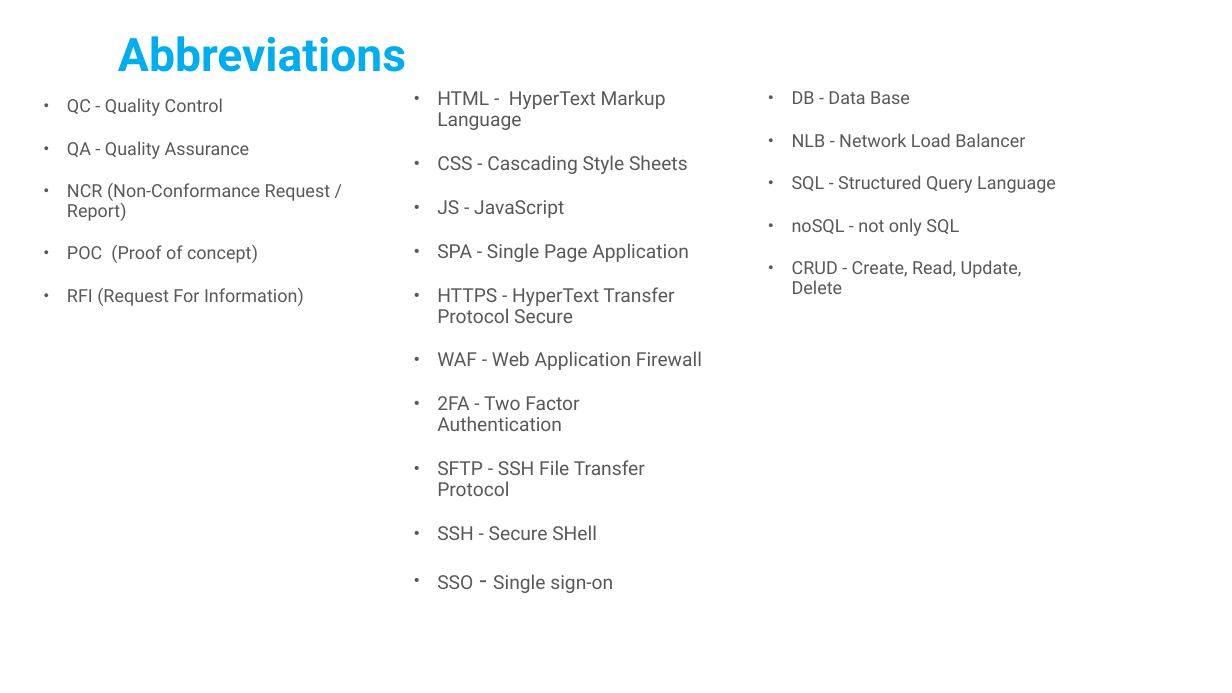
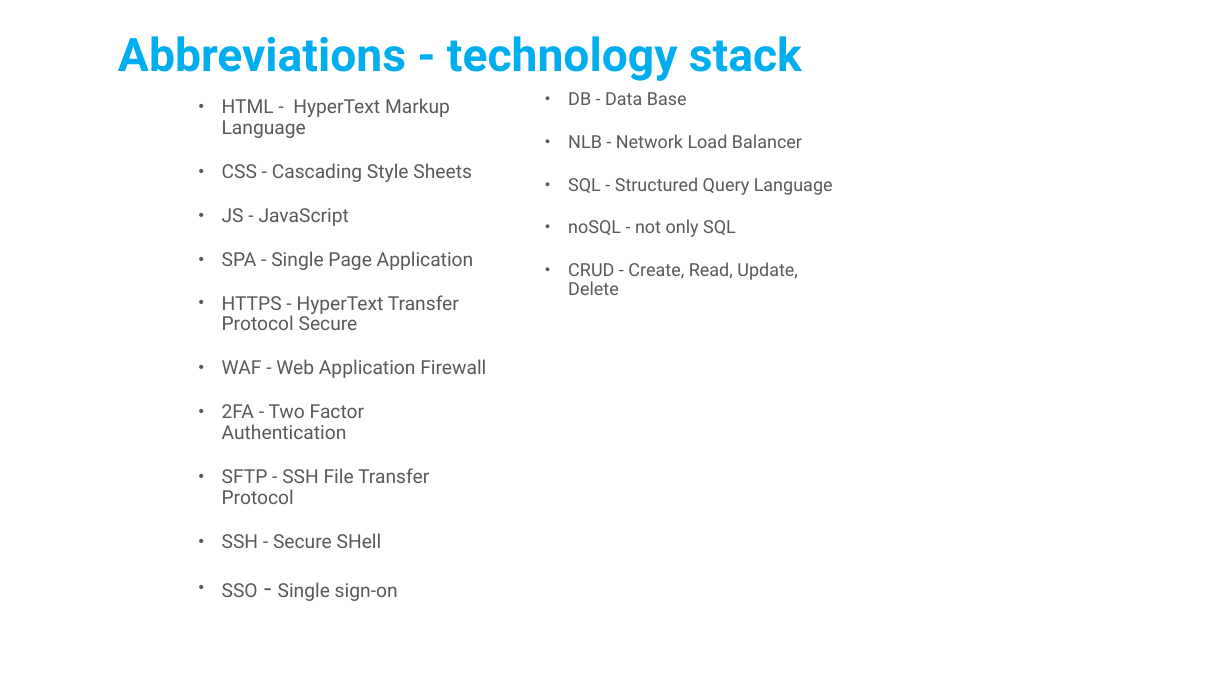
Before and after one commit to yarmoshenko/Vi-Soft-NG, a slide deck: slide 3 of Docs/NG_system/architecture/NG-architecture.pptx. Drawn at 1232x693 pixels with LibreOffice and Linux fonts; fonts in the diff are those of the drawing; background and template pictures are left out. Boxes give left, top, right and bottom in pixels: in the first picture for what was removed or moved away, otherwise in the second. Text is boxed around its words. In the diff, an @@ line names an element or a change of style, - is before the commit and + after.

```diff
--- a/Docs/NG_system/architecture/NG-architecture.pptx
+++ b/Docs/NG_system/architecture/NG-architecture.pptx
@@ title at (118, 36, 802, 81): text changed @@
-Abbreviations
+Abbreviations - technology stack
@@ text "DB - Data Base": place and size @@
-text "DB - Data Base" at (792, 91, 1056, 294)
+text "DB - Data Base" at (568, 92, 833, 295)
@@ text removed at (67, 98, 331, 306) @@
-• QC - Quality Control
-• QA - Quality Assurance
-• NCR (Non-Conformance Request / Report)
-• POC (Proof of concept)
-• RFI (Request For Information)
@@ text "HTML - HyperText Markup Language": place and size @@
-text "HTML - HyperText Markup Language" at (437, 90, 702, 593)
+text "HTML - HyperText Markup Language" at (222, 98, 486, 601)
```
Also in this commit, not shown: 1 slide added.
